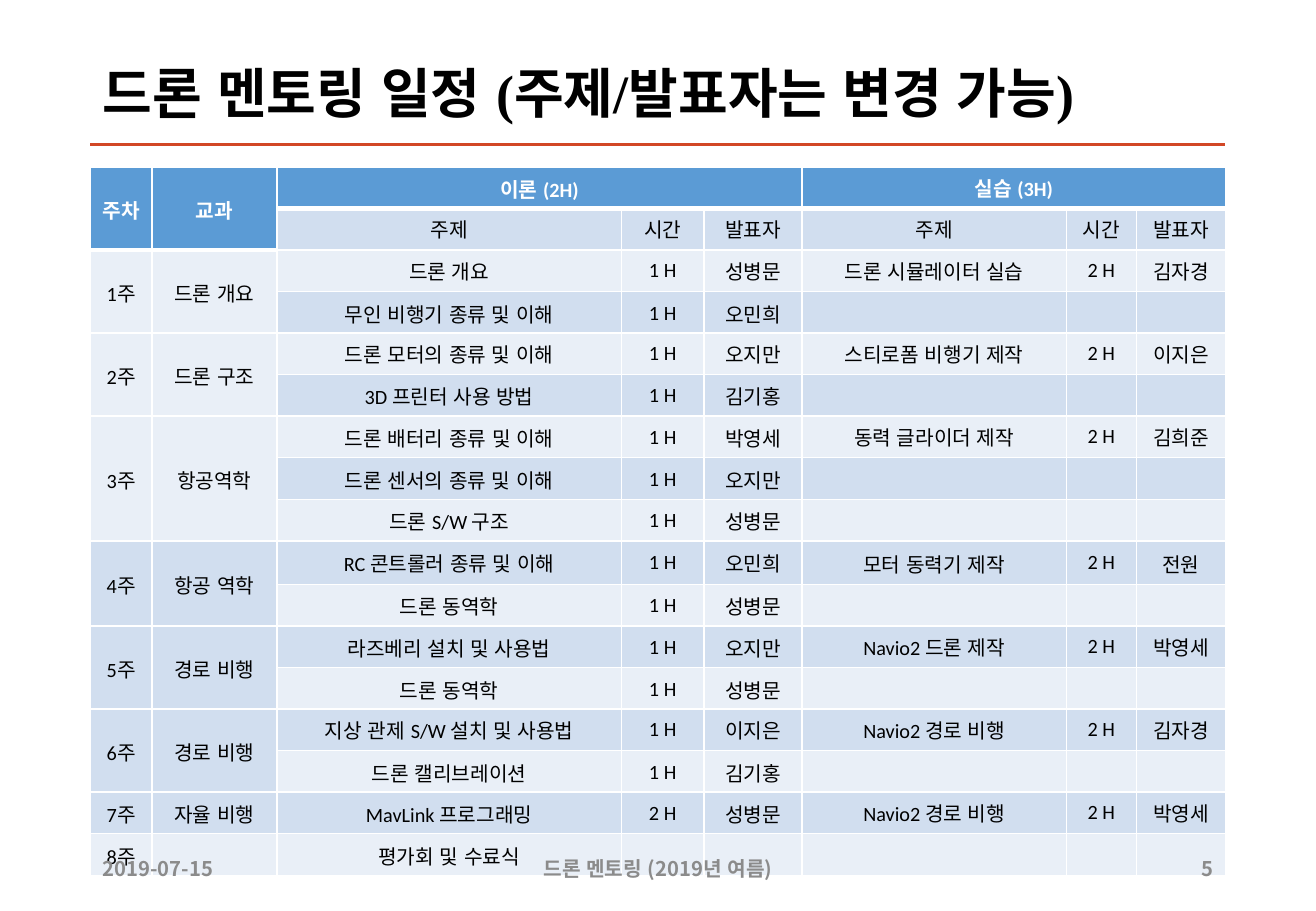
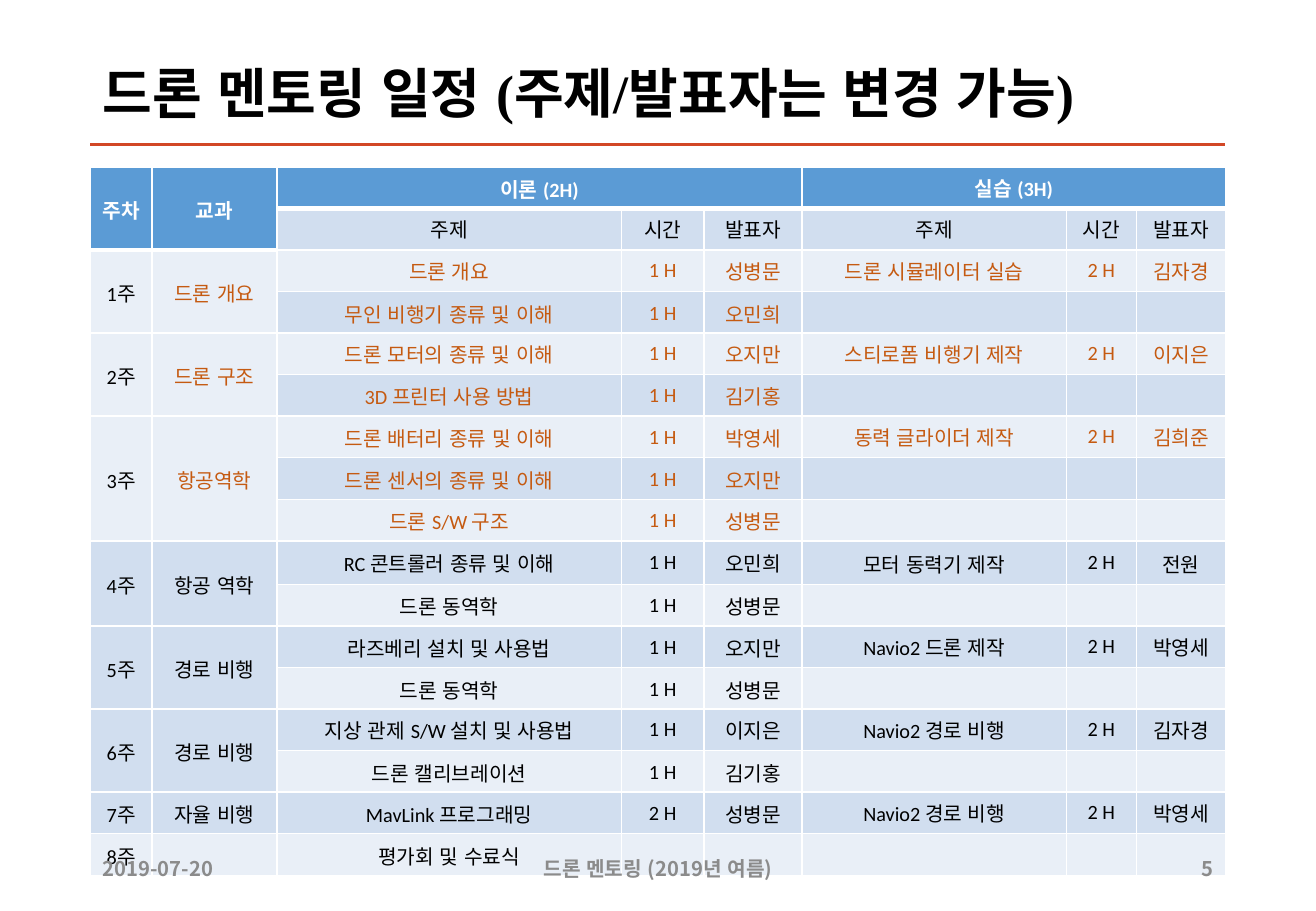
Before and after one commit to sunabove/drone_mentoring, a slide deck: slide 5 of 100 드론 멘토링 과정 계획 V1.1.pptx. Drawn at 1316x911 pixels with LibreOffice and Linux fonts; fonts in the diff are those of the drawing. Boxes give left, top, right and bottom in pixels: in the first picture for what was removed or moved away, otherwise in the second. Text is boxed around its words. In the diff, an @@ line names an element or a change of style, - is before the commit and + after.

```diff
--- a/100 드론 멘토링 과정 계획 V1.1.pptx
+++ b/100 드론 멘토링 과정 계획 V1.1.pptx
@@ table at (90,166,1227,874) @@
@@ text colour #000000 to #C55A11 in "드론 개요", "드론 개요", "1 H", "성병문" and 29 more places @@
@@ text at (103,855,213,876): text changed @@
-2019-07-15
+2019-07-20
```
Also in this commit, not shown: 5 other slides changed, 34 other files.
